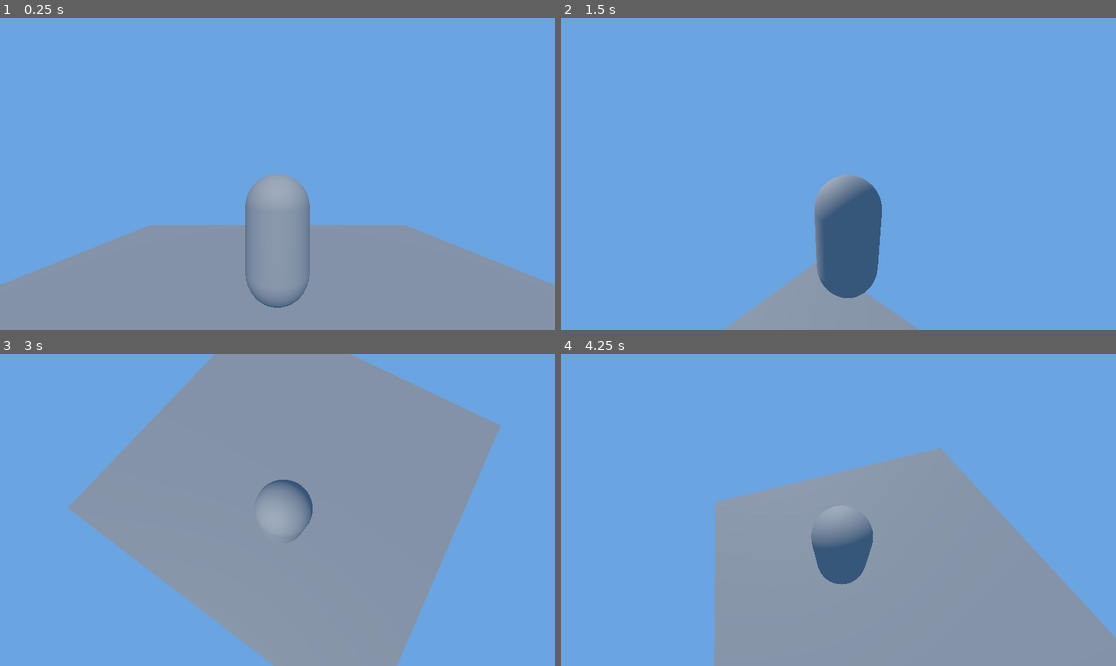
Above: before the commit, frames 1-4 (two rows, left to right).
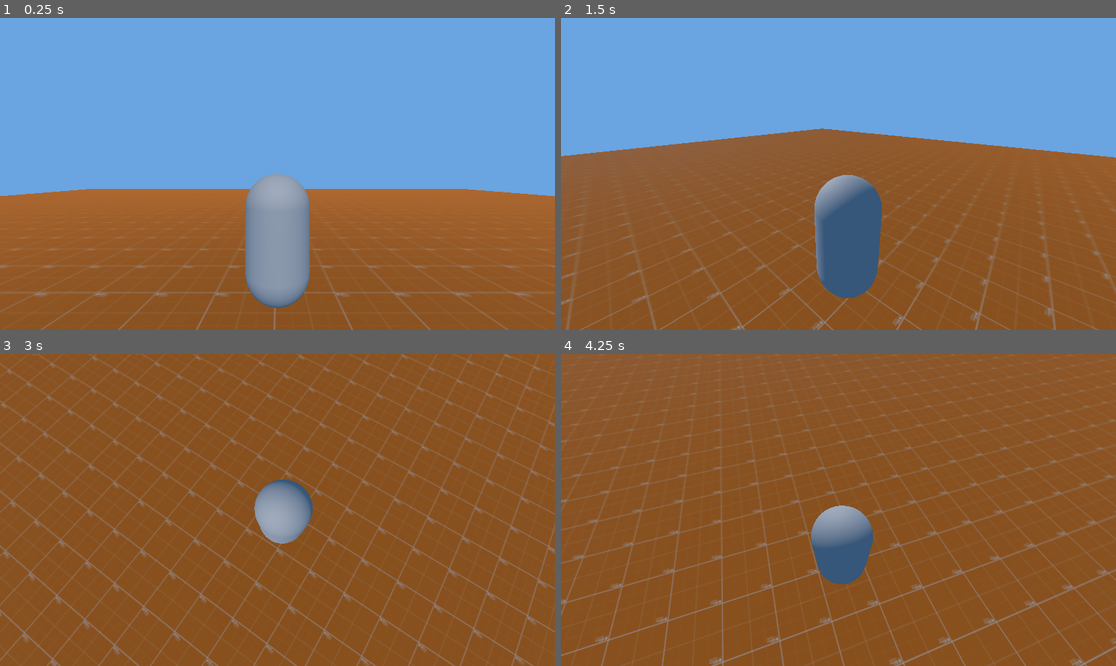
Above: after the commit, the same moments.

Repository: lewisjga/godot-learn
Game: Godot game, scene res://main.tscn
Two runs of this game, one before a commit and one after it. Both use one fixed random seed, a clock stepped at 60 frames per second and the inputs below.
Inputs (mouse positions are in pixels of both pictures, inside the frame that each line leads up to):
- Up to frame 1 (0.25 s): no input
- Up to frame 2 (1.5 s): move the mouse to (960, 158) at 0.52 s; hold D (move_right) 0.53-1.28 s; hold Space (jump) 0.53-1.28 s; move the mouse to (727, 189) at 1.27 s; hold S (move_backward) from 1.28 s (still down); tap Space (jump) at 1.35 s
- Up to frame 3 (3 s): tap Space (jump) at 1.52, 1.82, 2.85 s; move the mouse to (333, 441) at 2.02 s; release S (move_backward) at 2.03 s; hold D (move_right) 2.03-2.78 s; hold Space (jump) 2.03-2.78 s; move the mouse to (249, 572) at 2.77 s; hold W (move_forward) from 2.78 s (still down)
- Up to frame 4 (4.25 s): tap Space (jump) at 3.02, 3.32 s; move the mouse to (1005, 556) at 3.52 s; release W (move_forward) at 3.53 s; hold A (move_left) from 3.53 s (still down); hold Space (jump) from 3.53 s (still down)

The runs differ from the first frame. In frame 1, 41% of the frame differs, in the area x 0-100%, y 54-100%; in frame 2, 56%; in frame 3, 98%, in the area x 0-100%, y 0-100%; in frame 4, 98%.

Commit message:
Refactored movement tweaks

Diff:
--- a/main.tscn
+++ b/main.tscn
@@ -2,16 +2,22 @@
 
 [ext_resource type="Script" uid="uid://bbmskfijjso6k" path="res://main.gd" id="1_ig7tw"]
 [ext_resource type="Script" uid="uid://dq6unrm0xldul" path="res://player.gd" id="2_0xm2m"]
+[ext_resource type="Texture2D" uid="uid://cx25jp8uupgpe" path="res://godot-theme-prototype-textures-v0-pev67seeqtac1.png" id="3_h2yge"]
 
 [sub_resource type="CapsuleShape3D" id="CapsuleShape3D_ig7tw"]
 
 [sub_resource type="CapsuleMesh" id="CapsuleMesh_0xm2m"]
 
 [sub_resource type="PlaneMesh" id="PlaneMesh_h2yge"]
-size = Vector2(10, 10)
+size = Vector2(50, 50)
+
+[sub_resource type="StandardMaterial3D" id="StandardMaterial3D_h2yge"]
+albedo_color = Color(0.6235365, 0.584961, 0.6074038, 1)
+albedo_texture = ExtResource("3_h2yge")
+uv1_triplanar = true
 
 [sub_resource type="BoxShape3D" id="BoxShape3D_0xm2m"]
-size = Vector3(10, 0.001, 10)
+size = Vector3(50, 0.001, 50)
 
 [sub_resource type="Environment" id="Environment_0xm2m"]
 background_mode = 1
@@ -47,8 +53,10 @@
 top_level = true
 
 [node name="MeshInstance3D" type="MeshInstance3D" parent="Plane" unique_id=1817208090]
+transform = Transform3D(1, 0, 0, 0, 1, 0, 0, 0, 1, -0.03942871, 0.046979427, 0.5722256)
 layers = 3
 mesh = SubResource("PlaneMesh_h2yge")
+surface_material_override/0 = SubResource("StandardMaterial3D_h2yge")
 
 [node name="CollisionShape3D" type="CollisionShape3D" parent="Plane" unique_id=885976002]
 shape = SubResource("BoxShape3D_0xm2m")
--- a/player.gd
+++ b/player.gd
@@ -8,15 +8,39 @@
 @export var speed = 5.0
 @export var acceleration = 4.0
 @export var jump_speed = 8.0
+@export var coyote_time = 0.2
+@export var jump_buffer_time = 0.4
+@export var jump_cut_factor = 0.8
 
 var gravity = ProjectSettings.get_setting("physics/3d/default_gravity")
+var coyote_timer = 0.0
+var jump_buffer_timer = 0.0
 
 
 func _physics_process(delta: float):
-	if not is_on_floor():
+	coyote_timer -= delta
+	jump_buffer_timer -= delta
+
+	if is_on_floor():
+		coyote_timer = coyote_time
+
+	if Input.is_action_just_pressed("jump"):
+		jump_buffer_timer = jump_buffer_time
+
+	if not is_on_floor() and coyote_timer <= 0:
 		velocity.y -= gravity * delta
+
 	get_move_input(delta)
 	move_and_slide()
+
+	if not Input.is_action_pressed("jump") and velocity.y > 0:
+		velocity.y *= jump_cut_factor
+
+	var can_jump = is_on_floor() or coyote_timer > 0
+	if jump_buffer_timer > 0 and can_jump:
+		velocity.y = jump_speed
+		coyote_timer = 0.0
+		jump_buffer_timer = 0.0
 
 
 func _unhandled_input(event: InputEvent) -> void:
@@ -27,13 +51,7 @@
 
 
 func get_move_input(delta: float):
-	var vy = velocity.y
-	velocity.y = 0
-
 	var input = Input.get_vector("move_left", "move_right", "move_forward", "move_backward")
 	var dir = Vector3(input.x, 0, input.y).rotated(Vector3.UP, _camera_pivot.rotation.y)
-	velocity = lerp(velocity, dir * speed, acceleration * delta)
-
-	if Input.is_action_just_pressed("jump") and is_on_floor():
-		vy = jump_speed
-	velocity.y = vy
+	var friction = acceleration if dir.length() > 0.1 else 10.0
+	velocity = lerp(velocity, dir * speed, friction * delta)
Binary file added: godot-theme-prototype-textures-v0-pev67seeqtac1.png
Not shown, added: godot-theme-prototype-textures-v0-pev67seeqtac1.png.import
